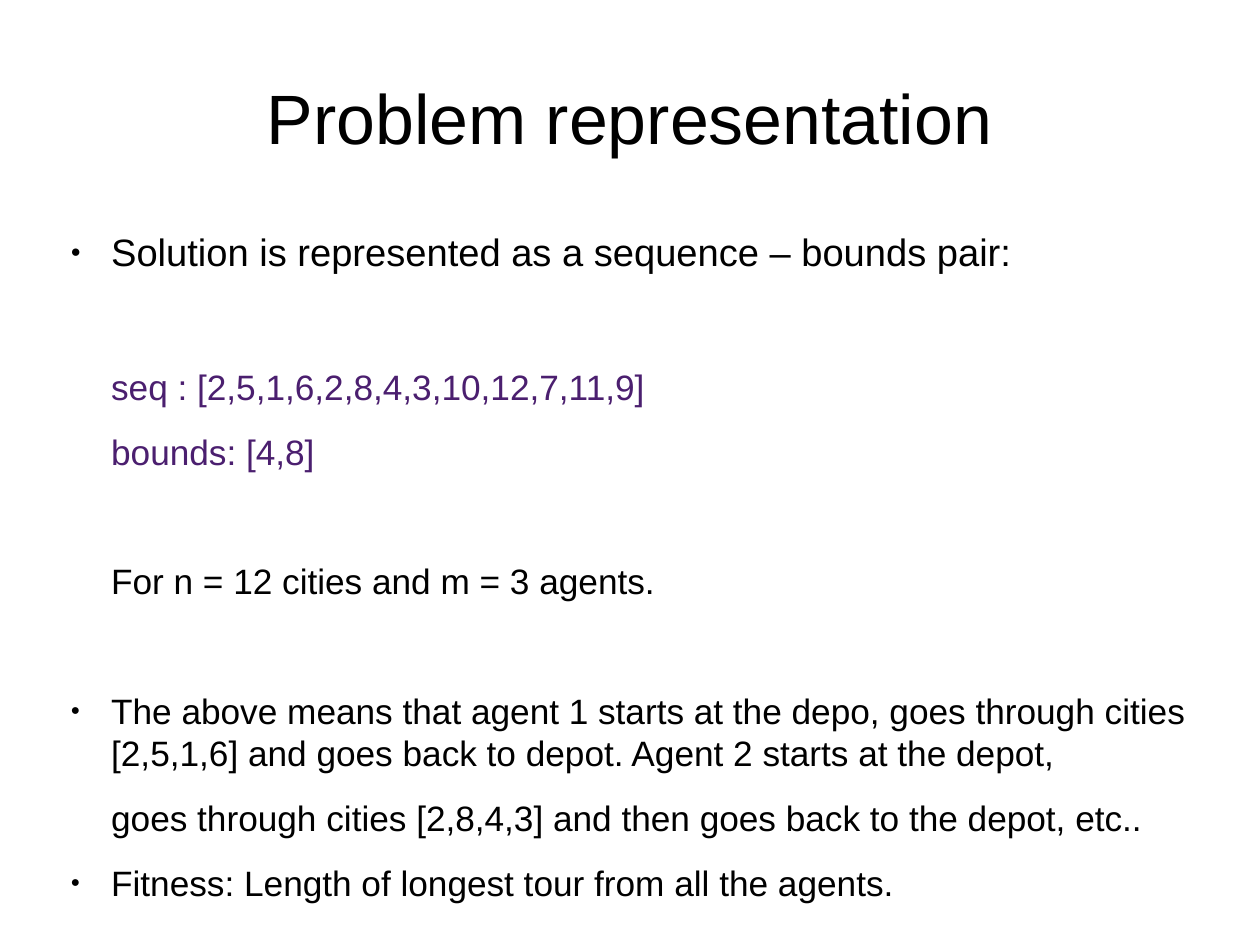
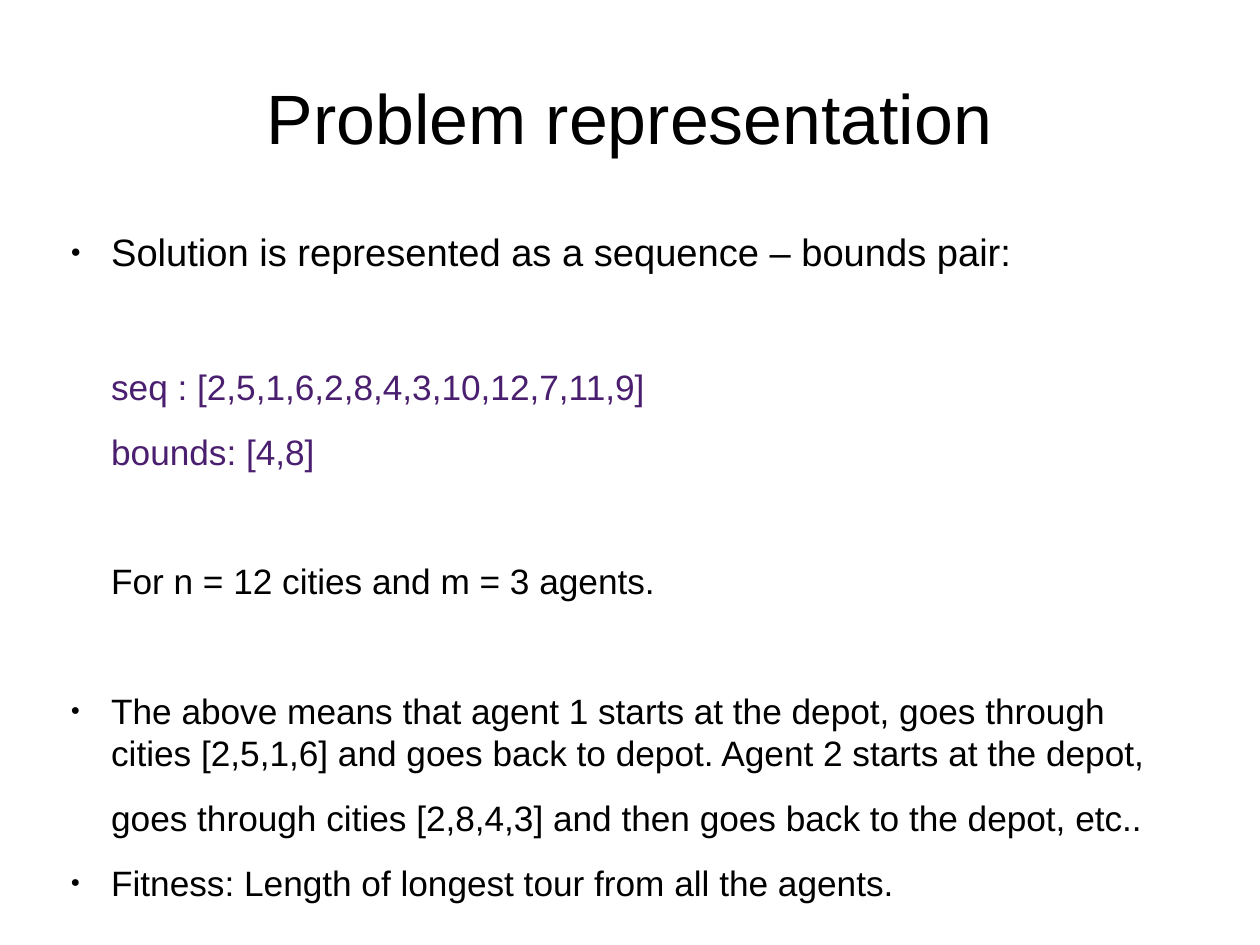
Before and after one commit to silverjoda/Joda_research, a slide deck: slide 5 of EOA/bia_latex_template/prez.odp. Drawn at 1260x945 pixels with LibreOffice and Linux fonts; fonts in the diff are those of the drawing. Boxes give left, top, right and bottom in pixels: in the first picture for what was removed or moved away, otherwise in the second. Text is boxed around its words. In the diff, an @@ line names an element or a change of style, - is before the commit and + after.

```diff
--- a/EOA/bia_latex_template/prez.odp
+++ b/EOA/bia_latex_template/prez.odp
@@ text at [111, 698, 1144, 773]: text changed @@
-● The above means that agent 1 starts at the depo, goes through cities [2,5,1,6] and goes back to depot. Agent 2 starts at the depot,
+● The above means that agent 1 starts at the depot, goes through cities [2,5,1,6] and goes back to depot. Agent 2 starts at the depot,
```
Also in this commit, not shown: 3 other slides changed, 9 other files.
